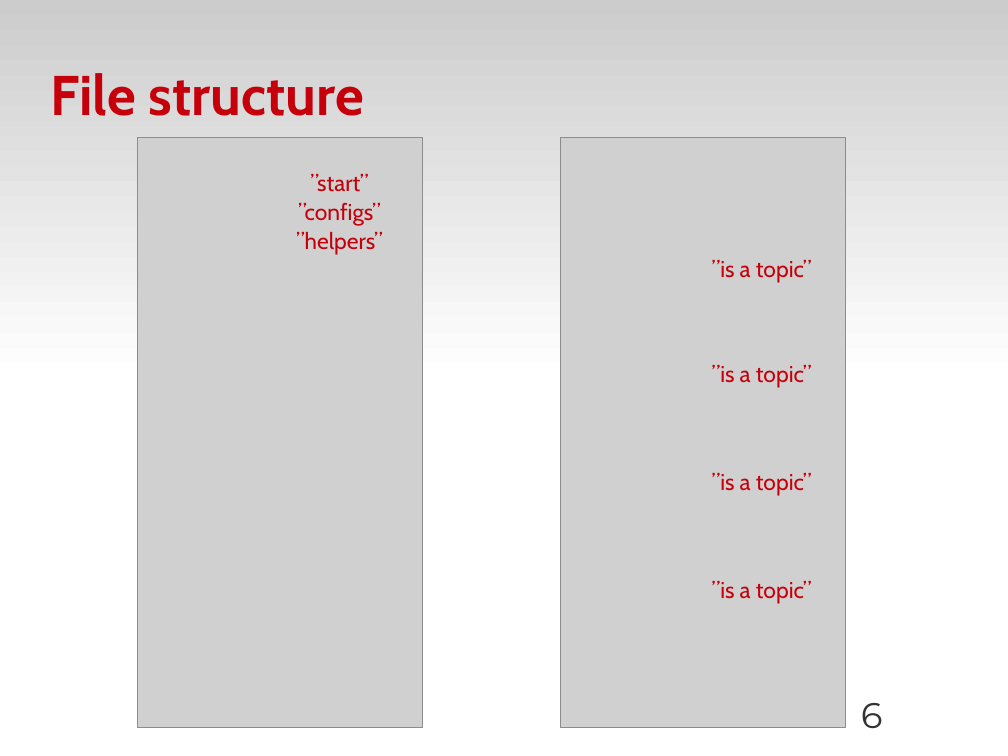
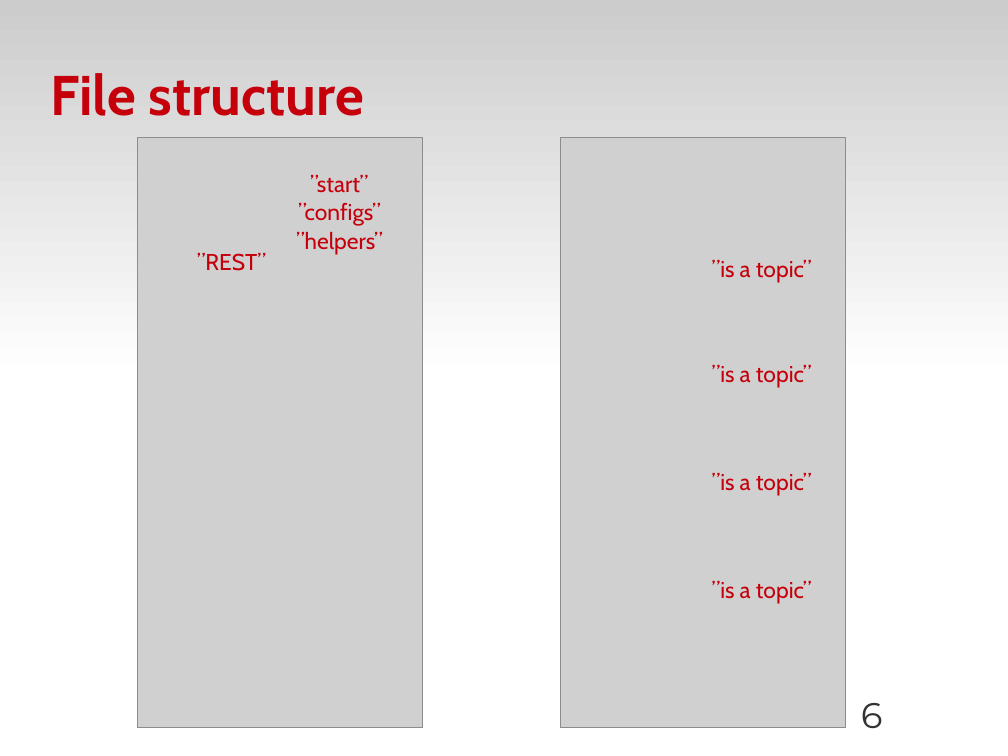
Before and after one commit to zyluo/talk-COSUG-2012, a slide deck: slide 6 of COSUG-2012-LZY.odp. Drawn at 1008x756 pixels with LibreOffice and Linux fonts; fonts in the diff are those of the drawing; grey boxes stand for pictures; background and template pictures are left out. Boxes give left, top, right and bottom in pixels: in the first picture for what was removed or moved away, otherwise in the second. Text is boxed around its words. In the diff, an @@ line names an element or a change of style, - is before the commit and + after.

```diff
--- a/COSUG-2012-LZY.odp
+++ b/COSUG-2012-LZY.odp
@@ text added at [197,253,266,271], 18 pt, text #C5000B @@
+”REST”
```
Also in this commit, not shown: 9 other slides changed.
